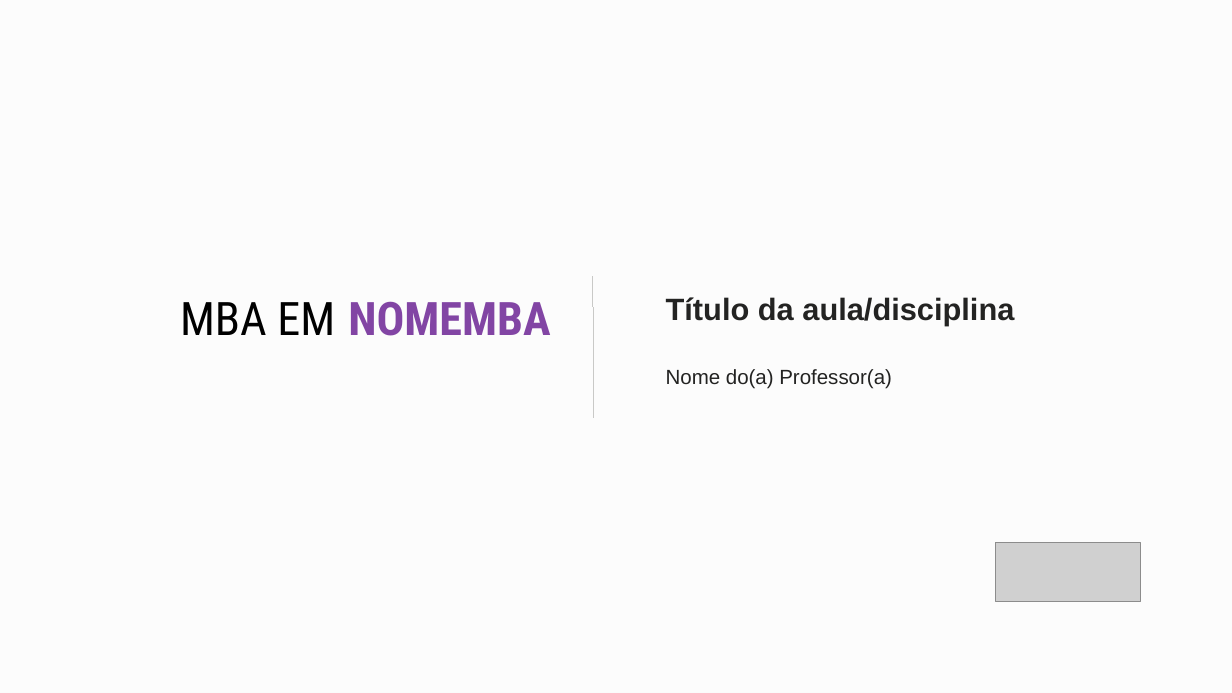
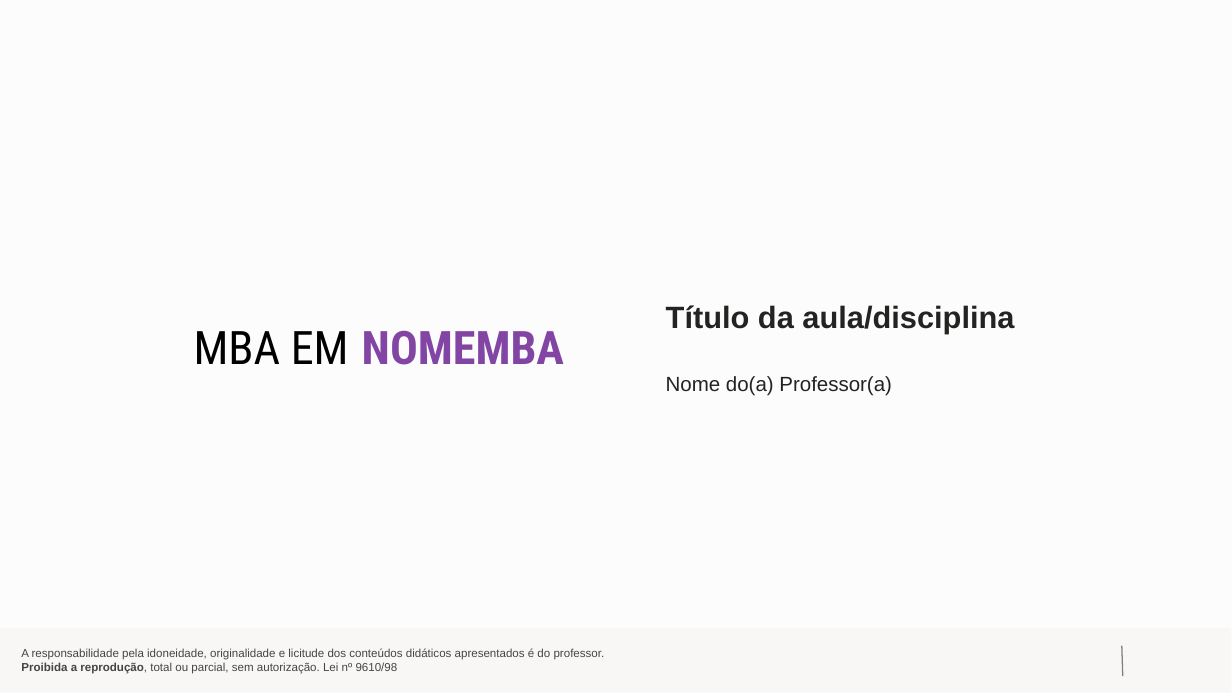
Before and after one commit to devdinho/SlideMerger, a slide deck: slide 1 of backend/Templates/Template.pptx. Drawn at 1232x693 pixels with LibreOffice and Linux fonts; fonts in the diff are those of the drawing; grey boxes stand for pictures; background and template pictures are left out. Boxes give left, top, right and bottom in pixels: in the first picture for what was removed or moved away, otherwise in the second. Text is boxed around its words. In the diff, an @@ line names an element or a change of style, - is before the commit and + after.

```diff
--- a/backend/Templates/Template.pptx
+++ b/backend/Templates/Template.pptx
@@ rectangle removed at [0,0,1231,692] @@
@@ text "MBA EM NOMEMBA": place and size @@
-text "MBA EM NOMEMBA" at [180,301,550,336]
+text "MBA EM NOMEMBA" at [194,330,564,365]
@@ line removed from (593, 276) to (593, 418) @@
@@ text "Título da aula/disciplina": place and size @@
-text "Título da aula/disciplina" at [666,297,1014,389]
+text "Título da aula/disciplina" at [666,305,1014,396]
@@ picture removed at [995,543,1141,602] @@
@@ text added at [21,648,605,674], 9 pt, text #454543 @@
+A responsabilidade pela idoneidade, originalidade e licitude dos conteúdos didáticos apresentados é do professor.
+Proibida a reprodução, total ou parcial, sem autorização. Lei nº 9610/98
@@ line added from (1122, 646) to (1123, 677), #808080 1 pt @@
```
Also in this commit, not shown: 2 other slides changed, 3 other files.
